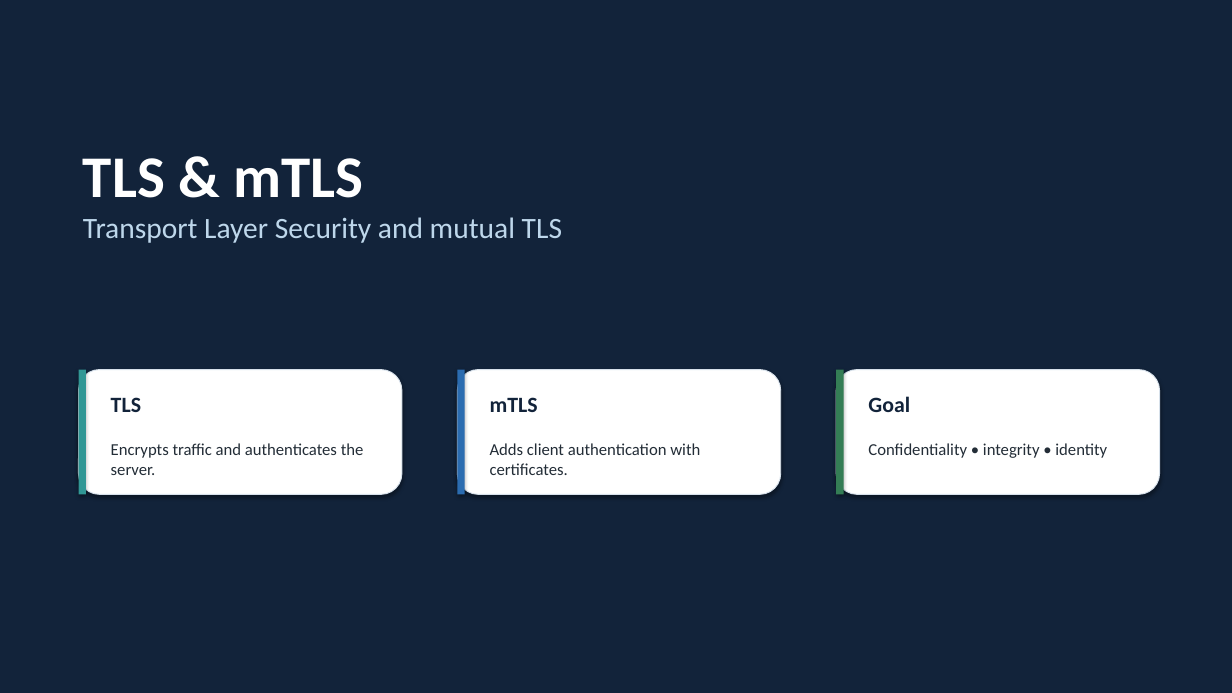
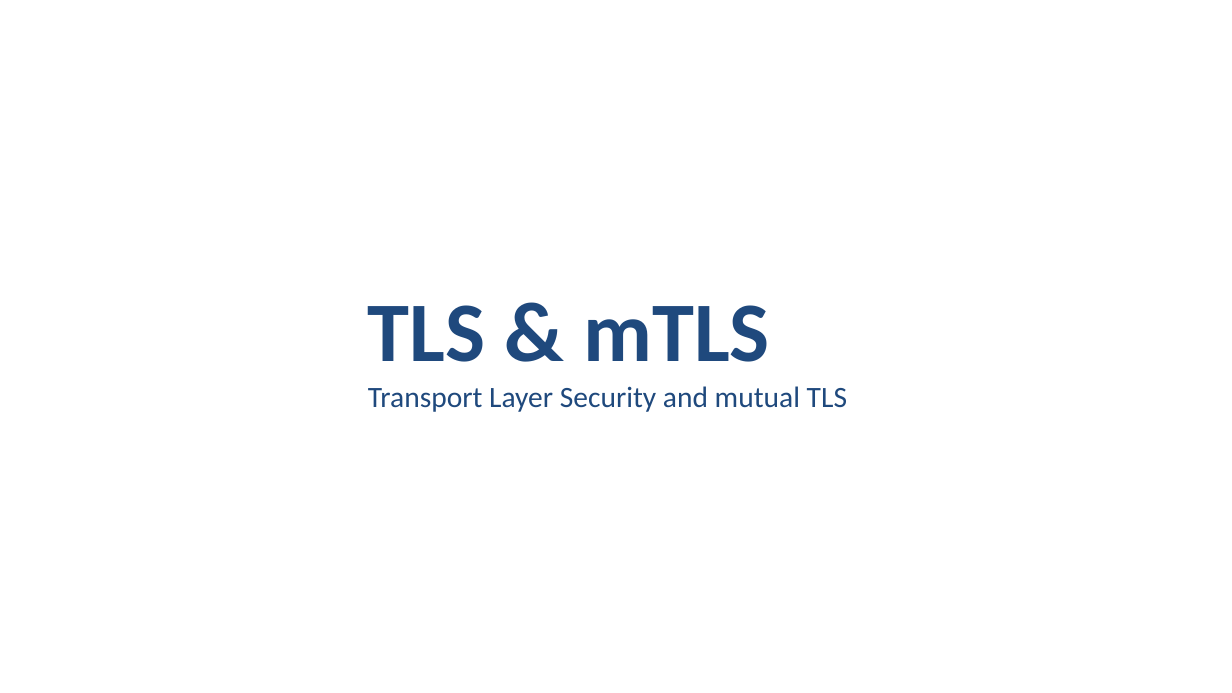
Before and after one commit to DanielLucaci/asdf, a slide deck: slide 1 of TLS_and_mTLS_Presentation.pptx. Drawn at 1232x693 pixels with LibreOffice and Linux fonts; fonts in the diff are those of the drawing. Boxes give left, top, right and bottom in pixels: in the first picture for what was removed or moved away, otherwise in the second. Text is boxed around its words. In the diff, an @@ line names an element or a change of style, - is before the commit and + after.

```diff
--- a/TLS_and_mTLS_Presentation.pptx
+++ b/TLS_and_mTLS_Presentation.pptx
@@ background #12233A to #FFFFFF @@
@@ text "TLS & mTLS": place and size @@
-text "TLS & mTLS" at <box>83,158,562,243</box>
+text "TLS & mTLS" at <box>368,305,847,412</box>
@@ text "TLS & mTLS" at <box>368,305,847,412</box>: size 46 to 66 pt, text colour #FFFFFF to #1F497D in "TLS & mTLS"; text colour #BED7EB to #1F497D in "Transport Layer Security and mutual TLS" @@
@@ rounded rectangle removed at <box>79,370,402,494</box> @@
@@ rectangle removed at <box>79,370,86,494</box> @@
@@ rounded rectangle removed at <box>457,370,781,494</box> @@
@@ rectangle removed at <box>457,370,465,494</box> @@
@@ rounded rectangle removed at <box>836,370,1160,494</box> @@
@@ rectangle removed at <box>836,370,844,494</box> @@
@@ text removed at <box>111,397,141,412</box> @@
-TLS
@@ text removed at <box>490,397,538,412</box> @@
-mTLS
@@ text removed at <box>868,396,910,412</box> @@
-Goal
@@ text removed at <box>111,443,364,475</box> @@
-Encrypts traffic and authenticates the server.
@@ text removed at <box>490,443,700,475</box> @@
-Adds client authentication with certificates.
@@ text removed at <box>868,443,1107,458</box> @@
-Confidentiality • integrity • identity
```
Also in this commit, not shown: 1 other slide changed, 16 slides added, 11 slides removed.
